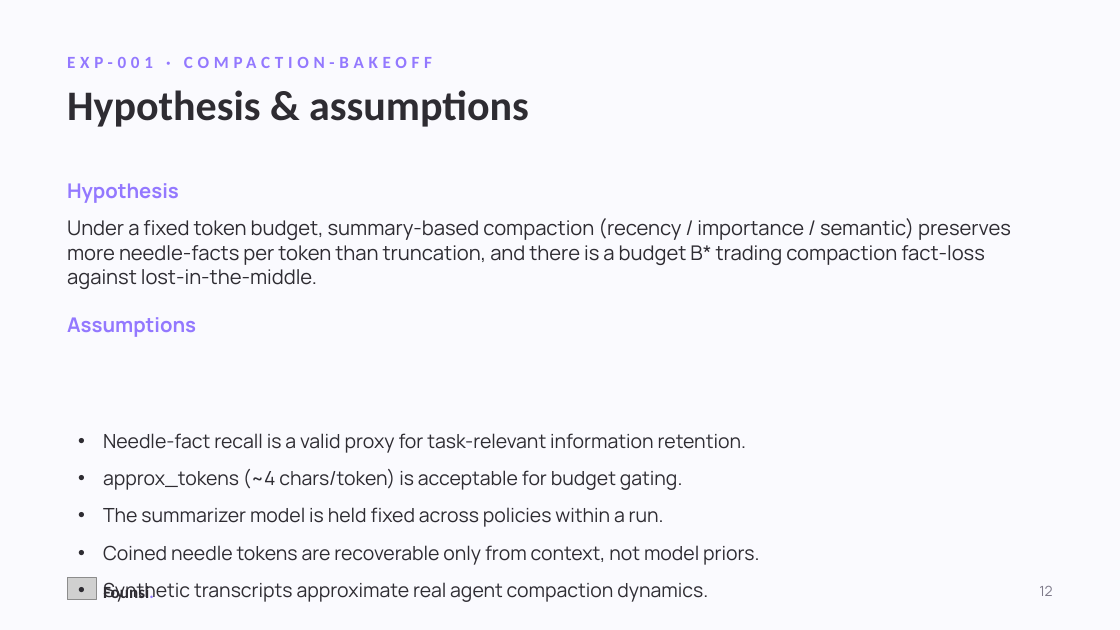
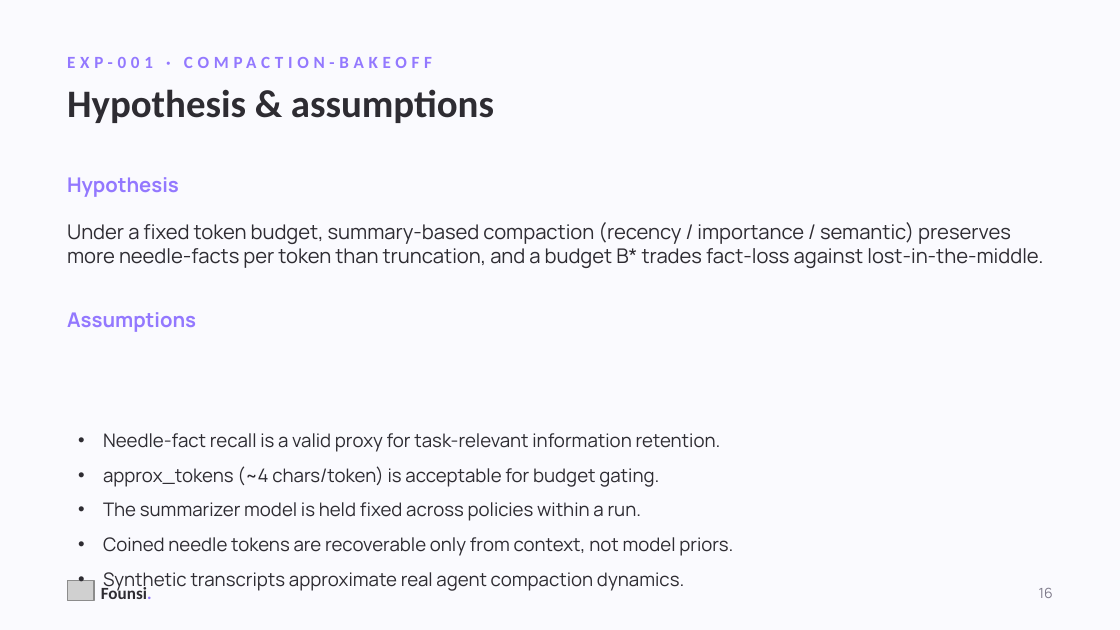
Before and after one commit to kanishkpatel1995/agent-harness, a slide deck: slide 16 of presentation/founsi-context-engineering.pptx (slide 12 before the commit). Drawn at 1120x630 pixels with LibreOffice and Linux fonts; fonts in the diff are those of the drawing; grey boxes stand for pictures. Boxes give left, top, right and bottom in pixels: in the first picture for what was removed or moved away, otherwise in the second. Text is boxed around its words. In the diff, an @@ line names an element or a change of style, - is before the commit and + after.

```diff
--- a/presentation/founsi-context-engineering.pptx
+++ b/presentation/founsi-context-engineering.pptx
@@ text "Hypothesis & assumptions" at (67, 89, 494, 123): size 27 to 25 pt @@
@@ text "Hypothesis": place and size @@
-text "Hypothesis" at (67, 183, 179, 203)
+text "Hypothesis" at (67, 177, 179, 197)
@@ text at (67, 222, 1043, 268): text changed @@
-Under a fixed token budget, summary-based compaction (recency / importance / semantic) preserves more needle-facts per token than truncation, and there is a budget B* trading compaction fact-loss against lost-in-the-middle.
+Under a fixed token budget, summary-based compaction (recency / importance / semantic) preserves more needle-facts per token than truncation, and a budget B* trades fact-loss against lost-in-the-middle.
@@ text "Assumptions": place and size @@
-text "Assumptions" at (67, 317, 196, 337)
+text "Assumptions" at (67, 312, 196, 332)
@@ text "Needle-fact recall is a valid ..." at (103, 433, 733, 592): size 12.5 to 12 pt; less space between paragraphs @@
@@ text at (1039, 588, 1053, 598): text changed @@
-12
+16
```
Also in this commit, not shown: 13 other slides changed, 11 slides added, 5 slides removed, 7 other files.
